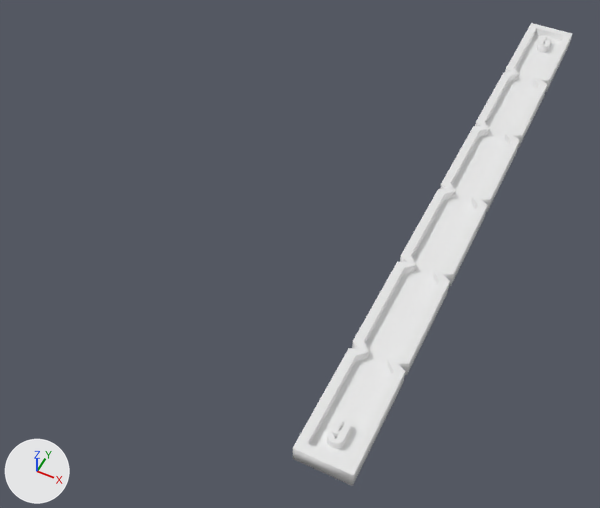
One commit to the Blender file games/gw/AoS/stick-rulers.blend: the scene before it, then after it.
The view is the same before and after, from a 50 mm camera at (2.82, -6.55, 13.69) aimed at (-3.23, 5.57, -1.45). Arrows for +X, +Y and +Z are at lower left; the lights stay in place. The picture after the commit comes second.

The first picture shows '6-inch-stick-ruler-mesh'.
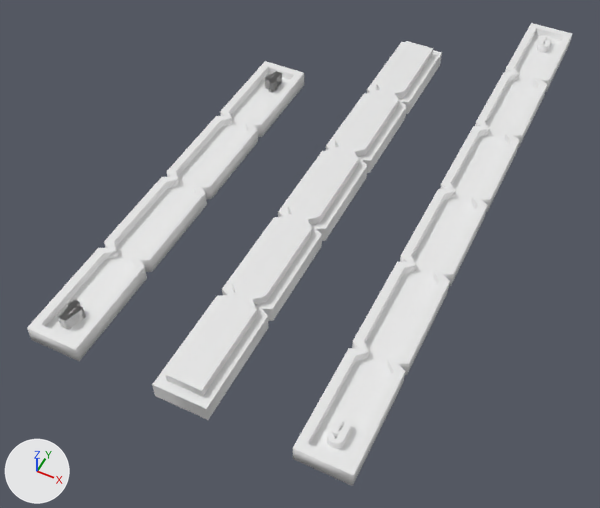
Boxes (x1, y1, x2, y2) around the edits, measured in the pictures (600 x 508 px):
'4-inch-stick-ruler-bezier.001', added: after (27, 61, 304, 361)
'5-Cutter', added: after (166, 41, 434, 397)
'5-inch-stick-ruler-bezier.002', added: after (152, 42, 442, 420)
'4d.001', added: after (60, 303, 85, 329)
'4u.001', added: after (265, 74, 282, 93)

Edits to the bpy script that builds the scene:
```text
Add cu_béziercurve_003:
    cu_béziercurve_003 = bpy.data.curves.new('BézierCurve.003', 'CURVE')
    cu_béziercurve_003.dimensions = '2D'
    _sp = cu_béziercurve_003.splines.new('BEZIER'); _sp.bezier_points.add(27)
    _sp.bezier_points.foreach_set('co', [0.4, 12.5, 0.0, 0.4, 10.36, 0.0, 0.2, 10.16, 0.0, 0.4, 9.96, 0.0, 0.4, 7.82, 0.0, 0.2, 7.62, 0.0, 0.4, 7.42, 0.0, 0.4, 5.28, 0.0, 0.2, 5.08, 0.0, 0.4, 4.88, 0.0, 0.4, 2.74, 0.0, 0.2, 2.54, 0.0, 0.4, 2.34, 0.0, 0.4, 0.2, 0.0, -0.4, 0.2, 0.0, -0.4, 2.34, 0.0, -0.2, 2.54, 0.0, -0.4, 2.74, 0.0, -0.4, 4.88, 0.0, -0.2, 5.08, 0.0, -0.4, 5.28, 0.0, -0.4, 7.42, 0.0, -0.2, 7.62, 0.0, -0.4, 7.82, 0.0, -0.4, 9.96, 0.0, -0.2, 10.16, 0.0, -0.4, 10.36, 0.0, -0.4, 12.5, 0.0])
    _sp.bezier_points.foreach_set('handle_left', [0.133, 12.5, 0.0, 0.4, 11.07, 0.0, 0.267, 10.23, 0.0, 0.333, 10.03, 0.0, 0.4, 8.533, 0.0, 0.267, 7.687, 0.0, 0.333, 7.487, 0.0, 0.4, 5.993, 0.0, 0.267, 5.147, 0.0, 0.333, 4.947, 0.0, 0.4, 3.453, 0.0, 0.267, 2.607, 0.0, 0.333, 2.407, 0.0, 0.4, 0.913, 0.0, -0.133, 0.2, 0.0, -0.4, 1.627, 0.0, -0.267, 2.473, 0.0, -0.333, 2.673, 0.0, -0.4, 4.167, 0.0, -0.267, 5.013, 0.0, -0.333, 5.213, 0.0, -0.4, 6.707, 0.0, -0.267, 7.553, 0.0, -0.333, 7.753, 0.0, -0.4, 9.247, 0.0, -0.267, 10.09, 0.0, -0.333, 10.29, 0.0, -0.4, 11.79, 0.0])
    _sp.bezier_points.foreach_set('handle_right', [0.4, 11.79, 0.0, 0.333, 10.29, 0.0, 0.267, 10.09, 0.0, 0.4, 9.247, 0.0, 0.333, 7.753, 0.0, 0.267, 7.553, 0.0, 0.4, 6.707, 0.0, 0.333, 5.213, 0.0, 0.267, 5.013, 0.0, 0.4, 4.167, 0.0, 0.333, 2.673, 0.0, 0.267, 2.473, 0.0, 0.4, 1.627, 0.0, 0.133, 0.2, 0.0, -0.4, 0.913, 0.0, -0.333, 2.407, 0.0, -0.267, 2.607, 0.0, -0.4, 3.453, 0.0, -0.333, 4.947, 0.0, -0.267, 5.147, 0.0, -0.4, 5.993, 0.0, -0.333, 7.487, 0.0, -0.267, 7.687, 0.0, -0.4, 8.533, 0.0, -0.333, 10.03, 0.0, -0.267, 10.23, 0.0, -0.4, 11.07, 0.0, -0.133, 12.5, 0.0])
    for _p, _l, _r in zip(_sp.bezier_points, ['VECTOR', 'VECTOR', 'VECTOR', 'VECTOR', 'VECTOR', 'VECTOR', 'VECTOR', 'VECTOR', 'VECTOR', 'VECTOR', 'VECTOR', 'VECTOR', 'VECTOR', 'VECTOR', 'VECTOR', 'VECTOR', 'VECTOR', 'VECTOR', 'VECTOR', 'VECTOR', 'VECTOR', 'VECTOR', 'VECTOR', 'VECTOR', 'VECTOR', 'VECTOR', 'VECTOR', 'VECTOR'], ['VECTOR', 'VECTOR', 'VECTOR', 'VECTOR', 'VECTOR', 'VECTOR', 'VECTOR', 'VECTOR', 'VECTOR', 'VECTOR', 'VECTOR', 'VECTOR', 'VECTOR', 'VECTOR', 'VECTOR', 'VECTOR', 'VECTOR', 'VECTOR', 'VECTOR', 'VECTOR', 'VECTOR', 'VECTOR', 'VECTOR', 'VECTOR', 'VECTOR', 'VECTOR', 'VECTOR', 'VECTOR']): _p.handle_left_type = _l; _p.handle_right_type = _r
    _sp.order_u = 0
    _sp.order_v = 0
    _sp.use_cyclic_u = True
    cu_béziercurve_003.use_path = True
    cu_béziercurve_003.extrude = 0.2
    cu_béziercurve_003.fill_mode = 'BOTH'
Add cu_béziercurve_005:
    cu_béziercurve_005 = bpy.data.curves.new('BézierCurve.005', 'CURVE')
    cu_béziercurve_005.dimensions = '2D'
    _sp = cu_béziercurve_005.splines.new('BEZIER'); _sp.bezier_points.add(27)
    _sp.bezier_points.foreach_set('co', [0.6, 12.7, 0.0, 0.6, 10.26, 0.0, 0.4, 10.16, 0.0, 0.6, 10.06, 0.0, 0.6, 7.72, 0.0, 0.4, 7.62, 0.0, 0.6, 7.52, 0.0, 0.6, 5.18, 0.0, 0.4, 5.08, 0.0, 0.6, 4.98, 0.0, 0.6, 2.64, 0.0, 0.4, 2.54, 0.0, 0.6, 2.44, 0.0, 0.6, 0.0, 0.0, -0.6, 0.0, 0.0, -0.6, 2.44, 0.0, -0.4, 2.54, 0.0, -0.6, 2.64, 0.0, -0.6, 4.98, 0.0, -0.4, 5.08, 0.0, -0.6, 5.18, 0.0, -0.6, 7.52, 0.0, -0.4, 7.62, 0.0, -0.6, 7.72, 0.0, -0.6, 10.06, 0.0, -0.4, 10.16, 0.0, -0.6, 10.26, 0.0, -0.6, 12.7, 0.0])
    _sp.bezier_points.foreach_set('handle_left', [0.2, 12.7, 0.0, 0.6, 11.07, 0.0, 0.467, 10.19, 0.0, 0.533, 10.09, 0.0, 0.6, 8.5, 0.0, 0.467, 7.653, 0.0, 0.533, 7.553, 0.0, 0.6, 5.96, 0.0, 0.467, 5.113, 0.0, 0.533, 5.013, 0.0, 0.6, 3.42, 0.0, 0.467, 2.573, 0.0, 0.533, 2.473, 0.0, 0.6, 0.813, 0.0, -0.2, 0.0, 0.0, -0.6, 1.627, 0.0, -0.467, 2.507, 0.0, -0.533, 2.607, 0.0, -0.6, 4.2, 0.0, -0.467, 5.047, 0.0, -0.533, 5.147, 0.0, -0.6, 6.74, 0.0, -0.467, 7.587, 0.0, -0.533, 7.687, 0.0, -0.6, 9.28, 0.0, -0.467, 10.13, 0.0, -0.533, 10.23, 0.0, -0.6, 11.89, 0.0])
    _sp.bezier_points.foreach_set('handle_right', [0.6, 11.89, 0.0, 0.533, 10.23, 0.0, 0.467, 10.13, 0.0, 0.6, 9.28, 0.0, 0.533, 7.687, 0.0, 0.467, 7.587, 0.0, 0.6, 6.74, 0.0, 0.533, 5.147, 0.0, 0.467, 5.047, 0.0, 0.6, 4.2, 0.0, 0.533, 2.607, 0.0, 0.467, 2.507, 0.0, 0.6, 1.627, 0.0, 0.2, 0.0, 0.0, -0.6, 0.813, 0.0, -0.533, 2.473, 0.0, -0.467, 2.573, 0.0, -0.6, 3.42, 0.0, -0.533, 5.013, 0.0, -0.467, 5.113, 0.0, -0.6, 5.96, 0.0, -0.533, 7.553, 0.0, -0.467, 7.653, 0.0, -0.6, 8.5, 0.0, -0.533, 10.09, 0.0, -0.467, 10.19, 0.0, -0.6, 11.07, 0.0, -0.2, 12.7, 0.0])
    for _p, _l, _r in zip(_sp.bezier_points, ['VECTOR', 'VECTOR', 'VECTOR', 'VECTOR', 'VECTOR', 'VECTOR', 'VECTOR', 'VECTOR', 'VECTOR', 'VECTOR', 'VECTOR', 'VECTOR', 'VECTOR', 'VECTOR', 'VECTOR', 'VECTOR', 'VECTOR', 'VECTOR', 'VECTOR', 'VECTOR', 'VECTOR', 'VECTOR', 'VECTOR', 'VECTOR', 'VECTOR', 'VECTOR', 'VECTOR', 'VECTOR'], ['VECTOR', 'VECTOR', 'VECTOR', 'VECTOR', 'VECTOR', 'VECTOR', 'VECTOR', 'VECTOR', 'VECTOR', 'VECTOR', 'VECTOR', 'VECTOR', 'VECTOR', 'VECTOR', 'VECTOR', 'VECTOR', 'VECTOR', 'VECTOR', 'VECTOR', 'VECTOR', 'VECTOR', 'VECTOR', 'VECTOR', 'VECTOR', 'VECTOR', 'VECTOR', 'VECTOR', 'VECTOR']): _p.handle_left_type = _l; _p.handle_right_type = _r
    _sp.order_u = 0
    _sp.order_v = 0
    _sp.use_cyclic_u = True
    cu_béziercurve_005.use_path = True
    cu_béziercurve_005.extrude = 0.2
    cu_béziercurve_005.fill_mode = 'BOTH'
Add ob_4_inch_stick_ruler_bezier_001:
    ob_4_inch_stick_ruler_bezier_001 = bpy.data.objects.new('4-inch-stick-ruler-bezier.001', me_béziercurve_008)  # 88 vertices, 62 faces; spans x -0.6..0.6, y 0.0..10.16, z -0.2..0.2; modifiers BOOLEAN, BOOLEAN, BOOLEAN
    ob_4_inch_stick_ruler_bezier_001.location = (-6.0, 0.0, 0.0)
Add ob_4_cutter_001:
    ob_4_cutter_001 = bpy.data.objects.new('4-Cutter.001', me_béziercurve_009)  # 88 vertices, 62 faces; spans x -0.4..0.4, y 0.2..9.96, z -0.2..0.2
    ob_4_cutter_001.location = (-6.0, 0.0, 0.2)
Add ob_4u_001:
    ob_4u_001 = bpy.data.objects.new('4u.001', me_text_008)  # 56 vertices, 42 faces; spans x -0.163..0.163, y -0.266..0.261, z -0.2..0.2
    ob_4u_001.location = (-6.0, 9.5, 0.1)
Add ob_4d_001:
    ob_4d_001 = bpy.data.objects.new('4d.001', me_text_008.copy())
    ob_4d_001.location = (-6.0, 0.7, 0.1)
    ob_4d_001.rotation_euler = (0.0, 0.0, -3.142)  # degrees (0, 0, -180)
Add ob_5_cutter:
    ob_5_cutter = bpy.data.objects.new('5-Cutter', cu_béziercurve_003)
    ob_5_cutter.location = (-3.0, 0.0, 0.2)
Add ob_5_inch_stick_ruler_bezier_002:
    ob_5_inch_stick_ruler_bezier_002 = bpy.data.objects.new('5-inch-stick-ruler-bezier.002', cu_béziercurve_005)
    ob_5_inch_stick_ruler_bezier_002.location = (-3.0, 0.0, 0.0)
```
